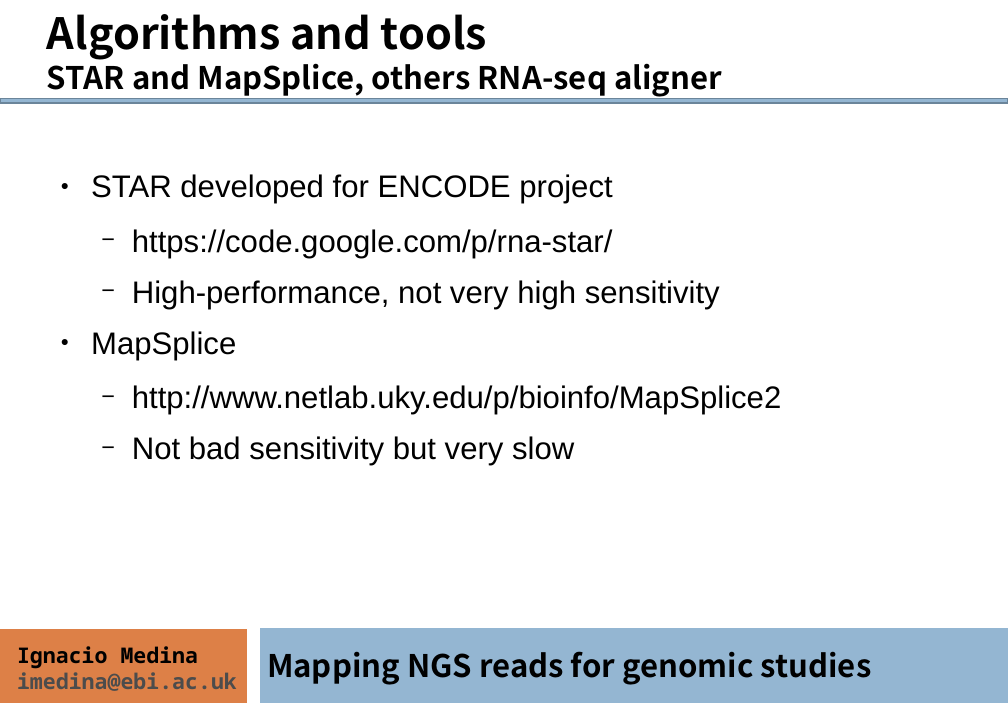
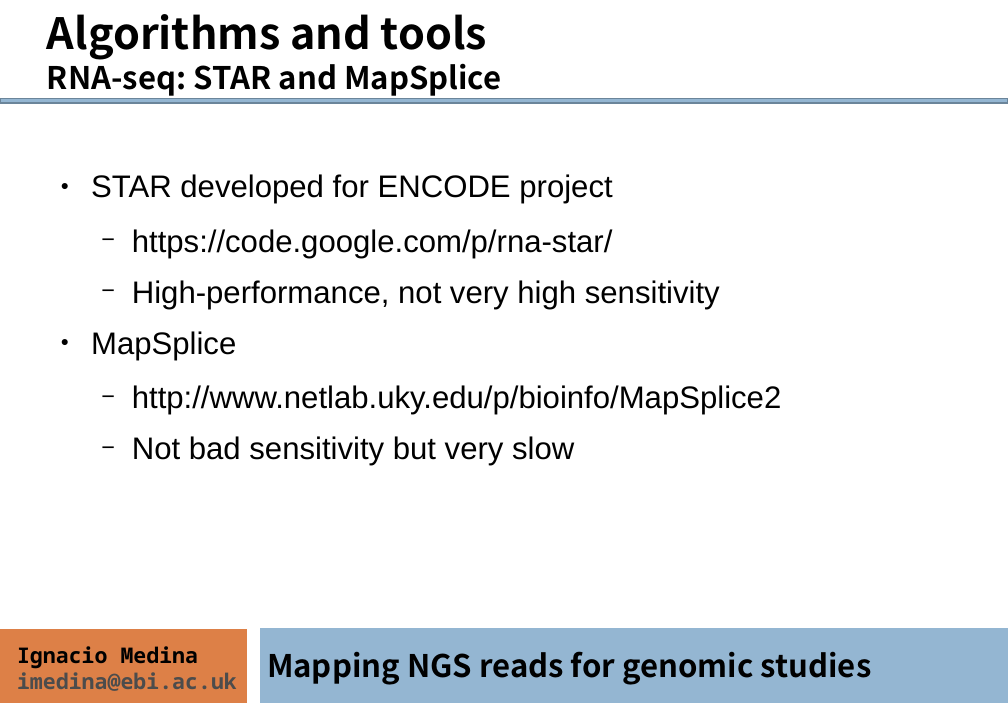
Before and after one commit to ngs-course/ngs-course.github.io, a slide deck: slide 17 of Course_Materials/alignment/presentation/ngs-read-mapping-imedina-mda14.odp. Drawn at 1008x713 pixels with LibreOffice and Linux fonts; fonts in the diff are those of the drawing. Boxes give left, top, right and bottom in pixels: in the first picture for what was removed or moved away, otherwise in the second. Text is boxed around its words. In the diff, an @@ line names an element or a change of style, - is before the commit and + after.

```diff
--- a/Course_Materials/alignment/presentation/ngs-read-mapping-imedina-mda14.odp
+++ b/Course_Materials/alignment/presentation/ngs-read-mapping-imedina-mda14.odp
@@ text at <box>47,57,501,96</box>: text changed @@
-STAR and MapSplice, others RNA-seq aligner
+RNA-seq: STAR and MapSplice
```
Also in this commit, not shown: 16 other slides changed, 1 other file.
